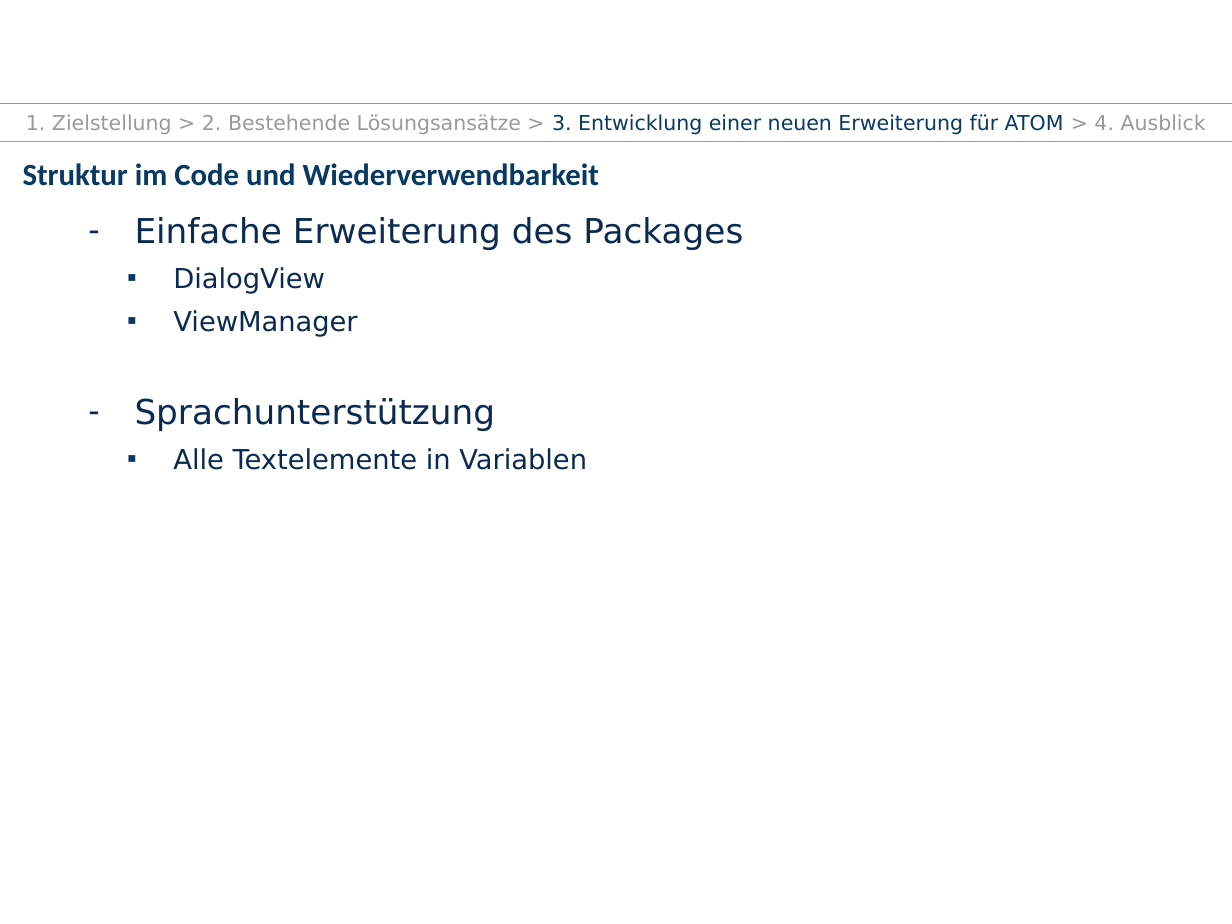
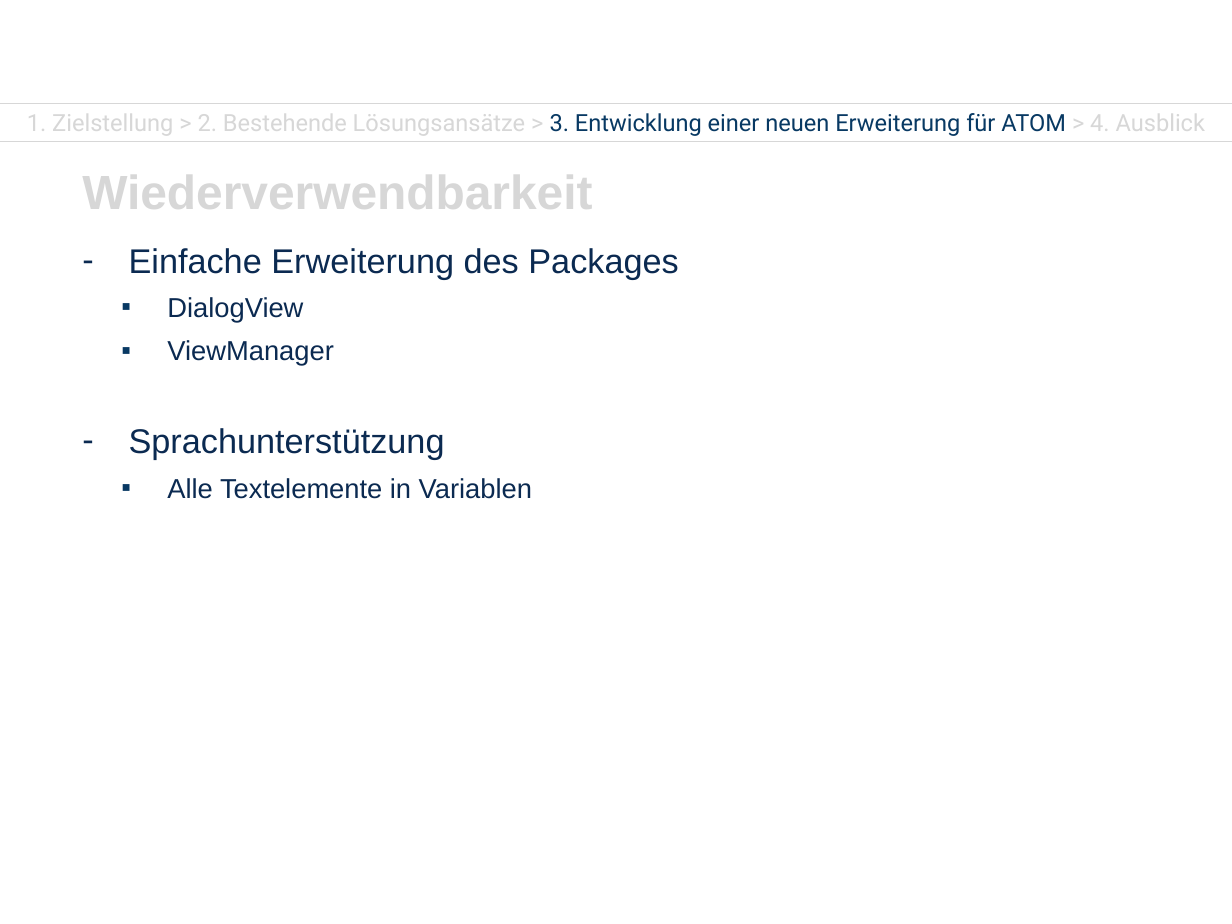
Before and after one commit to TUD-INF-IAI-MCI/agsbs_atom_package, a slide deck: slide 17 of presentation.pptx (slide 15 before the commit). Drawn at 1232x924 pixels with LibreOffice and Linux fonts; fonts in the diff are those of the drawing; background and template pictures are left out. Boxes give left, top, right and bottom in pixels: in the first picture for what was removed or moved away, otherwise in the second. Text is boxed around its words. In the diff, an @@ line names an element or a change of style, - is before the commit and + after.

```diff
--- a/presentation.pptx
+++ b/presentation.pptx
@@ line (0, 103) - (1232, 103): stroke #9A9A9A 0.5 pt to #D7D7D7 0.5 pt @@
@@ text removed at box(26, 114, 1206, 135) @@
-1. Zielstellung > 2. Bestehende Lösungsansätze > 3. Entwicklung einer neuen Erweiterung für ATOM > 4. Ausblick
@@ text added at box(27, 107, 1205, 138), 13.8 pt, text #D7D7D7 @@
+1. Zielstellung > 2. Bestehende Lösungsansätze > 3. Entwicklung einer neuen Erweiterung für ATOM > 4. Ausblick
@@ line (0, 142) - (1232, 142): stroke #9A9A9A 0.5 pt to #D7D7D7 0.5 pt @@
@@ text removed at box(23, 163, 599, 186) @@
-Struktur im Code und Wiederverwendbarkeit
@@ text added at box(82, 166, 592, 219), 28 pt, text #D7D7D7, bold @@
+Wiederverwendbarkeit
@@ text "Einfache Erweiterung des Packages": place and size @@
-text "Einfache Erweiterung des Packages" at box(135, 217, 743, 470)
+text "Einfache Erweiterung des Packages" at box(129, 248, 678, 499)
@@ text "Einfache Erweiterung des Packages" at box(129, 248, 678, 499): font DejaVu Sans to Arial @@
```
Also in this commit, not shown: 14 other slides changed, 4 slides added, 2 slides removed, 14 other files.
